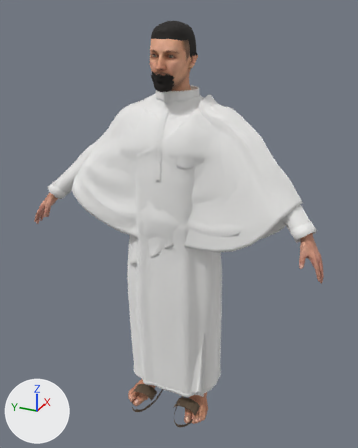
Before and after pictures for a commit that changed the glTF model src/VRHaji.Web/wwwroot/assets/characters/man.glb.
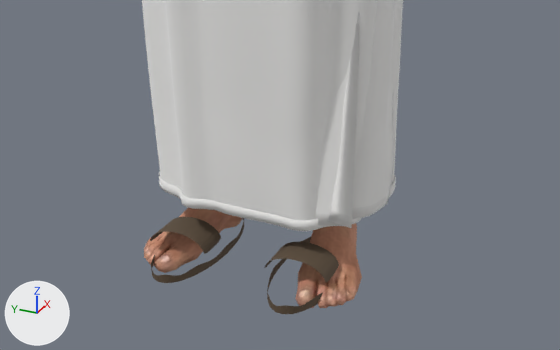
Old and new are each drawn whole from a 50 mm camera at (-1.796, -0.844, 1.876) aimed at (0.06, -0.008, 0.947) and again close up from a 50 mm camera at (-1.18, -0.564, 0.753) aimed at (0.021, -0.024, 0.153). Arrows for +X, +Y and +Z are at lower left; the lights stay in place. The older version's two pictures come first. Where no turn or scale is listed for an object, it has been applied to the vertices.

The first close-up shows 'Ihram_Izar', 'Robe_Dress', 'Robe_Hem', 'Sandal_L', 'Sandal_R', 'Sandal_Strap_L', 'Sandal_Strap_R', 'Skin_Feet'.
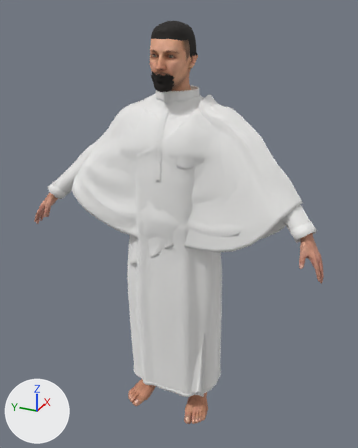
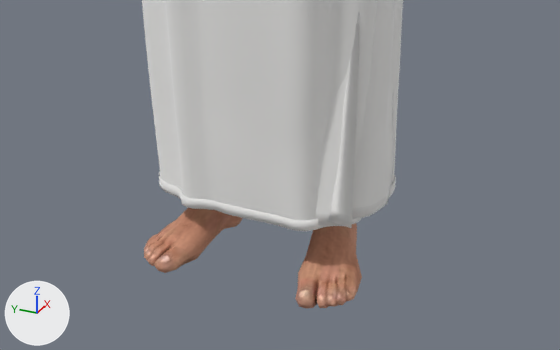
Changed parts and their boxes (x1, y1, x2, y2) in the close-ups (560 x 350 px):
'Sandal_Strap_L', deleted (brown)
    before: (264, 242, 339, 283)
'Sandal_Strap_R', deleted (brown)
    before: (150, 217, 221, 254)
'Sandal_R', deleted
    before: (151, 218, 244, 283)
'Sandal_L', deleted
    before: (267, 237, 323, 314)

What the commit changed:
Object 'Sandal_L' (ob_sandal_l) is deleted.
Object 'Sandal_R' (ob_sandal_r) is deleted.
Object 'Sandal_Strap_L' (ob_sandal_strap_l) is deleted.
Object 'Sandal_Strap_R' (ob_sandal_strap_r) is deleted.
